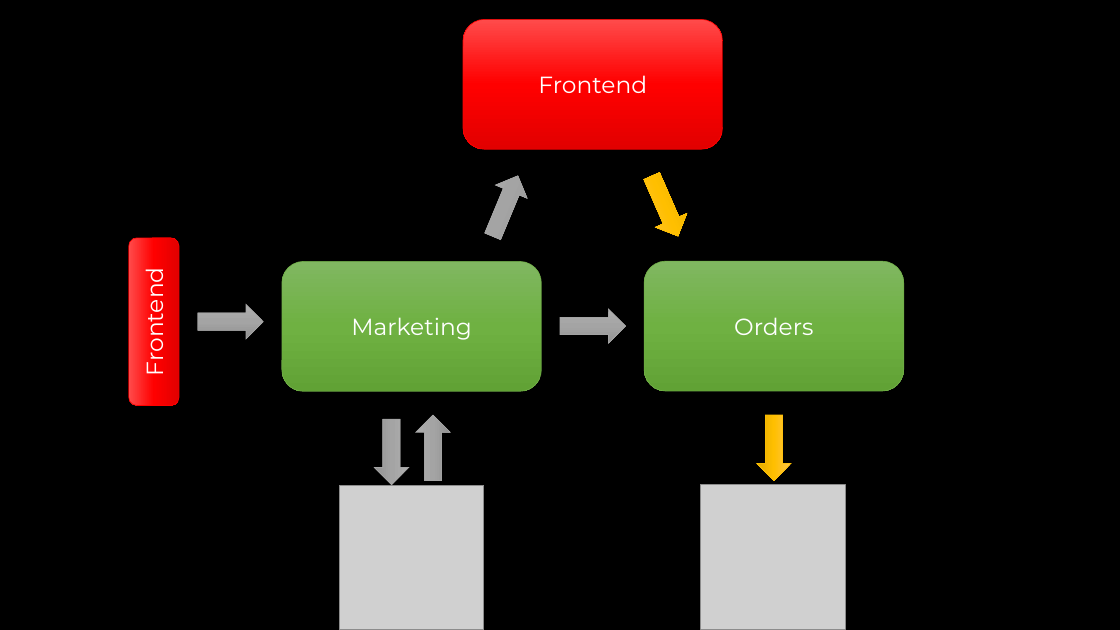
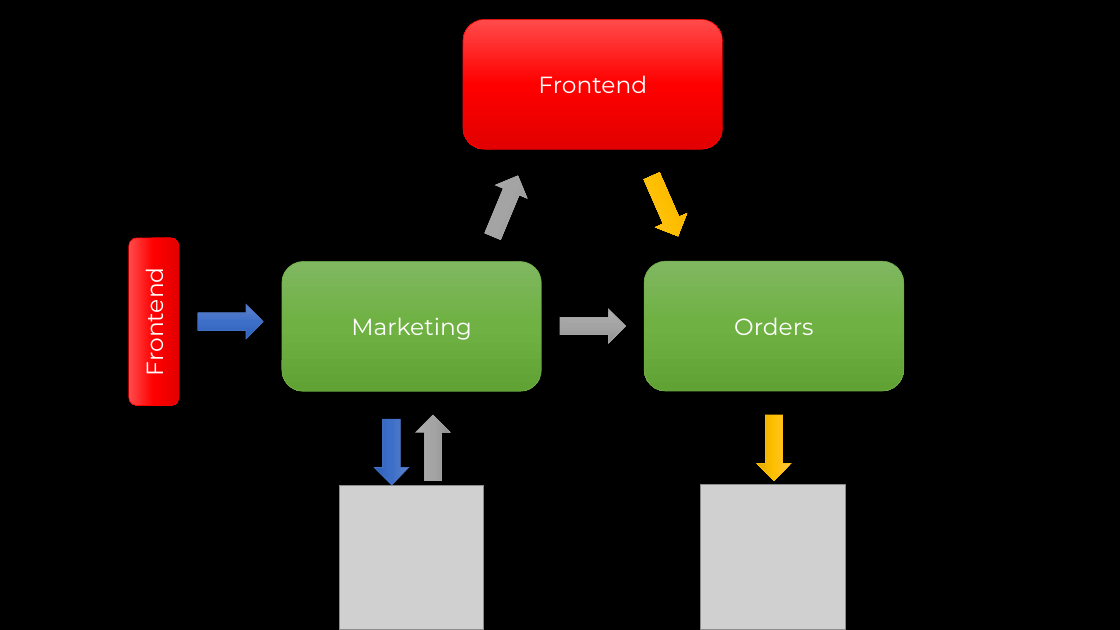
Before and after one commit to SzymonPobiega/MessagingInfrastructure, a slide deck: slide 7 of docs/images.pptx. Drawn at 1120x630 pixels with LibreOffice and Linux fonts; fonts in the diff are those of the drawing; grey boxes stand for pictures. Boxes give left, top, right and bottom in pixels: in the first picture for what was removed or moved away, otherwise in the second. Text is boxed around its words. In the diff, an @@ line names an element or a change of style, - is before the commit and + after.

```diff
--- a/docs/images.pptx
+++ b/docs/images.pptx
@@ right arrow at (197,304,263,339): fill gradient #AFAFAF to #A5A5A5 to #939393 to gradient #6183CB to #3E70CA to #3062BB; outline #A5A5A5 0.5 pt to #4472C4 0.5 pt @@
@@ right arrow at (374,420,409,485): fill gradient #AFAFAF to #A5A5A5 to #939393 to gradient #6183CB to #3E70CA to #3062BB; outline #A5A5A5 0.5 pt to #4472C4 0.5 pt @@
```
Also in this commit, not shown: 9 other slides changed, 31 slides added, 11 slides removed, 49 other files.
